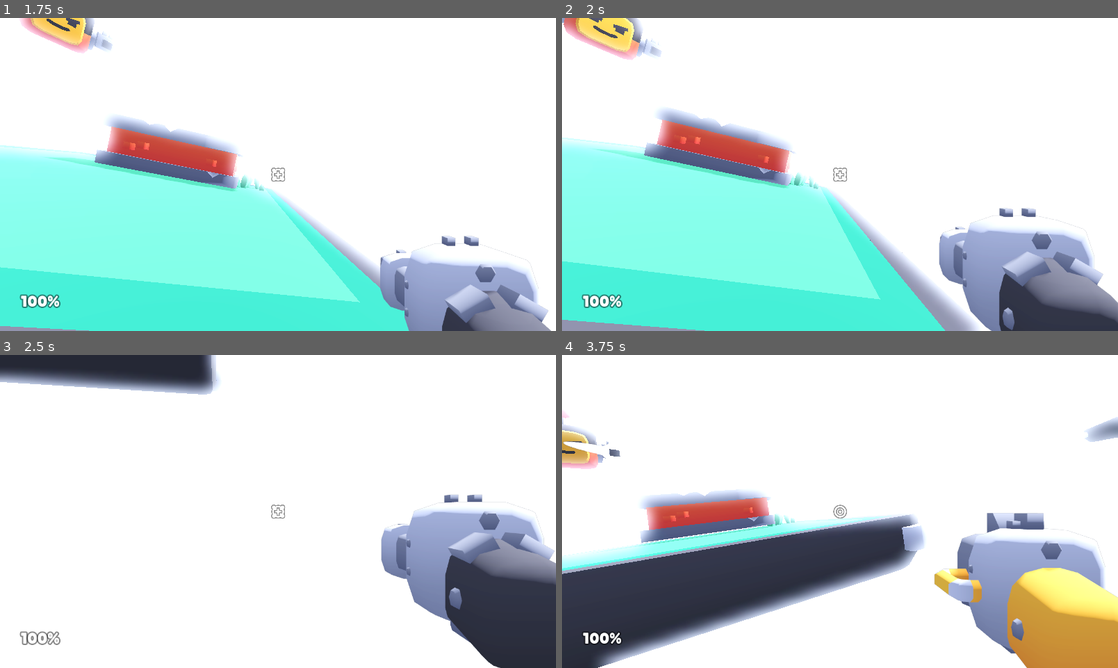
Above: before the commit, frames 1-4 (two rows, left to right).
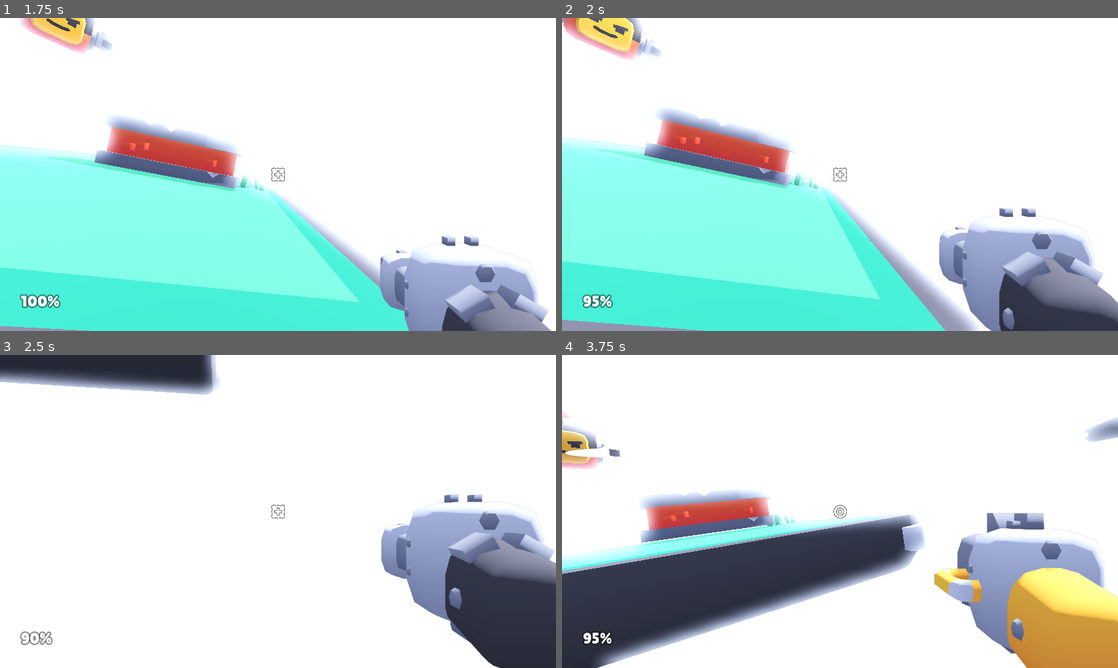
Above: after the commit, the same moments.

Repository: KenneyNL/Starter-Kit-FPS
Game: Godot game, scene res://scenes/main.tscn
Two runs of this game, one before a commit and one after it. Both use one fixed random seed, a clock stepped at 60 frames per second and the inputs below.
Inputs (mouse positions are in pixels of both pictures, inside the frame that each line leads up to):
- Up to frame 1 (1.75 s): move the mouse to (305, 174) at 0.52 s; hold W (move_forward) from 0.53 s (still down); click (305, 174) at 0.6 s; tap Space (jump) at 0.77, 1.52 s; move the mouse to (250, 174) at 1.27 s; tap E (weapon_toggle) at 1.35 s
- Up to frame 2 (2 s): keep holding W (move_forward)
- Up to frame 3 (2.5 s): keep holding W (move_forward); move the mouse to (289, 505) at 2.02 s; click (289, 505) at 2.1 s
- Up to frame 4 (3.75 s): keep holding W (move_forward); move the mouse to (834, 517) at 2.77 s; tap E (weapon_toggle) at 2.85 s; tap Space (jump) at 3.02 s; move the mouse to (878, 514) at 3.52 s; click (878, 514) at 3.6 s

Frame 1 is identical in both runs. In frame 2, 0.2% of the frame differs, in the area x 3-11%, y 88-93%; in frame 3, 0.2%; in frame 4, 0.4%, in the area x 0-11%, y 26-93%.

Commit message:
Progress

Diff:
--- a/objects/enemy.gd
+++ b/objects/enemy.gd
@@ -3,58 +3,71 @@
 @export var player:Node3D
 
 @onready var raycast = $RayCast
-@onready var burst_a = $BurstA
-@onready var burst_b = $BurstB
+@onready var muzzle_a = $MuzzleA
+@onready var muzzle_b = $MuzzleB
 
 var health := 100
+var time := 0.0
 var target_position:Vector3
-var time := 0.0
 var destroyed := false
 
+# When ready, save the initial position
+
 func _ready():
+
 	target_position = position
 
 func _process(delta):
-	self.look_at(player.position + Vector3(0, 0.5, 0), Vector3.UP, true)
 
-	target_position.y += (cos(time * 5) * 1) * delta # Sine movement
+	self.look_at(player.position + Vector3(0, 0.5, 0), Vector3.UP, true) # Look at player
+	target_position.y += (cos(time * 5) * 1) * delta # Sine movement (up and down)
 
 	time += delta
 
 	position = target_position
 
+# Take damage from player
+
 func damage(amount):
+
+	Audio.play("sounds/enemy_hurt.ogg")
+
 	health -= amount
-	Audio.play("sounds/enemy_hurt.ogg")
+
 	if health <= 0 and !destroyed:
 		destroy()
 
+# Destroy the enemy when out of health
+
 func destroy():
+
+	Audio.play("sounds/enemy_destroy.ogg")
+
 	destroyed = true
-	Audio.play("sounds/enemy_destroy.ogg")
 	queue_free()
 
+# Shoot when timer hits 0
 
 func _on_timer_timeout():
-	shoot()
 
-func shoot():
 	raycast.force_raycast_update()
 
 	if raycast.is_colliding():
 
 		var collider = raycast.get_collider()
 
-		if collider.has_method("get_hurt"):
+		if collider.has_method("damage"): # Raycast collides with player
 
-			burst_a.frame = 0
-			burst_a.play("default")
-			burst_a.rotation_degrees.z = randf_range(-45, 45)
+			# Play muzzle flash animation(s)
 
-			burst_b.frame = 0
-			burst_b.play("default")
-			burst_b.rotation_degrees.z = randf_range(-45, 45)
+			muzzle_a.frame = 0
+			muzzle_a.play("default")
+			muzzle_a.rotation_degrees.z = randf_range(-45, 45)
+
+			muzzle_b.frame = 0
+			muzzle_b.play("default")
+			muzzle_b.rotation_degrees.z = randf_range(-45, 45)
 
 			Audio.play("sounds/enemy_attack.ogg")
 
-			collider.get_hurt()
+			collider.damage(5) # Apply damage to player
--- a/objects/enemy.tscn
+++ b/objects/enemy.tscn
@@ -6,8 +6,6 @@
 
 [sub_resource type="SphereShape3D" id="SphereShape3D_iix87"]
 radius = 0.75
-
-[sub_resource type="CompressedTexture2D" id="CompressedTexture2D_kvqwh"]
 
 [node name="enemy-flying" type="Area3D"]
 script = ExtResource("1_jg24b")
@@ -21,12 +19,12 @@
 [node name="RayCast" type="RayCast3D" parent="."]
 target_position = Vector3(0, 0, 5)
 
-[node name="BurstA" type="AnimatedSprite3D" parent="."]
+[node name="MuzzleA" type="AnimatedSprite3D" parent="."]
 transform = Transform3D(0.5, 0, 0, 0, 0.5, 0, 0, 0, 0.5, -0.45, 0.3, 0.4)
 sprite_frames = ExtResource("3_iblw5")
 frame = 2
 
-[node name="BurstB" type="AnimatedSprite3D" parent="."]
+[node name="MuzzleB" type="AnimatedSprite3D" parent="."]
 transform = Transform3D(0.5, 0, 0, 0, 0.5, 0, 0, 0, 0.5, 0.45, 0.3, 0.4)
 sprite_frames = ExtResource("3_iblw5")
 frame = 2
@@ -35,14 +33,4 @@
 wait_time = 0.25
 autostart = true
 
-[node name="Sprite3D" type="Sprite3D" parent="."]
-transform = Transform3D(-4.37114e-08, -0.5, 4.37114e-08, 0, -2.18557e-08, -1, 1, -2.18557e-08, 1.91069e-15, -0.458562, 0.296903, 2.63393)
-visible = false
-texture = SubResource("CompressedTexture2D_kvqwh")
-
-[node name="Sprite3D2" type="Sprite3D" parent="."]
-transform = Transform3D(-4.37114e-08, -0.5, 4.37114e-08, 0, -2.18557e-08, -1, 1, -2.18557e-08, 1.91069e-15, 0.452015, 0.296903, 2.63393)
-visible = false
-texture = SubResource("CompressedTexture2D_kvqwh")
-
 [connection signal="timeout" from="Timer" to="." method="_on_timer_timeout"]
--- a/objects/player.gd
+++ b/objects/player.gd
@@ -19,6 +19,7 @@
 var input: Vector3
 var input_mouse: Vector2
 
+var health:int = 100
 var gravity := 0.0
 
 var previously_floored := false
@@ -30,12 +31,14 @@
 
 var tween:Tween
 
-@onready var container = $Head/Camera/SubViewportContainer/SubViewport/CameraItem/Container
+signal health_updated
+
 @onready var camera = $Head/Camera
 @onready var raycast = $Head/Camera/RayCast
+@onready var muzzle = $Head/Camera/SubViewportContainer/SubViewport/CameraItem/Muzzle
+@onready var container = $Head/Camera/SubViewportContainer/SubViewport/CameraItem/Container
+@onready var sound_footsteps = $SoundFootsteps
 @onready var blaster_cooldown = $Cooldown
-@onready var burst = $Head/Camera/SubViewportContainer/SubViewport/CameraItem/Burst
-@onready var sound_footsteps = $SoundFootsteps
 
 @export var crosshair:TextureRect
 
@@ -139,8 +142,6 @@
 	rotation_target -= rotation_input.limit_length(1.0) * 5 * delta
 	rotation_target.x = clamp(rotation_target.x, deg_to_rad(-90), deg_to_rad(90))
 
-	#input_mouse = Vector2.ZERO
-
 	# Shooting
 
 	action_shoot()
@@ -189,23 +190,25 @@
 
 	if Input.is_action_pressed("shoot"):
 
-		if !blaster_cooldown.is_stopped(): return
+		if !blaster_cooldown.is_stopped(): return # Cooldown for shooting
 
 		Audio.play(weapon.sound_shoot)
-		container.position.z += 0.25
-
-		burst.play("default")
-
-		burst.rotation_degrees.z = randf_range(-45, 45)
-		burst.scale = Vector3.ONE * randf_range(0.40, 0.75)
-		burst.position = container.position - Vector3(0.1, -0.4, 1.5)
-
-		camera.rotation.x += 0.025
+
+		container.position.z += 0.25 # Knockback of weapon visual
+		camera.rotation.x += 0.025 # Knockback of camera
+		movement_velocity += Vector3(0, 0, weapon.knockback) # Knockback
+
+		# Set muzzle flash position, play animation
+
+		muzzle.play("default")
+
+		muzzle.rotation_degrees.z = randf_range(-45, 45)
+		muzzle.scale = Vector3.ONE * randf_range(0.40, 0.75)
+		muzzle.position = container.position - weapon.muzzle_position
+
 		blaster_cooldown.start(weapon.cooldown)
 
-		movement_velocity += Vector3(0, 0, weapon.knockback)
-
-		# What or where the blaster hit
+		# Shoot the weapon, amount based on shot count
 
 		for n in weapon.shot_count:
 
@@ -214,13 +217,16 @@
 
 			raycast.force_raycast_update()
 
-			if !raycast.is_colliding():
-				return
+			if !raycast.is_colliding(): return # Don't create impact when raycast didn't hit
 
 			var collider = raycast.get_collider()
+
+			# Hitting an enemy
 
 			if collider.has_method("damage"):
 				collider.damage(weapon.damage)
+
+			# Creating an impact animation
 
 			var impact = preload("res://objects/impact.tscn")
 			var impact_instance = impact.instantiate()
@@ -283,5 +289,10 @@
 	raycast.target_position = Vector3(0, 0, -1) * weapon.max_distance
 	crosshair.texture = weapon.crosshair
 
-func get_hurt():
-	pass
+func damage(amount):
+
+	health -= amount
+	health_updated.emit(health) # Update health on HUD
+
+	if health < 0:
+		get_tree().reload_current_scene() # Reset when out of health
--- a/objects/player.tscn
+++ b/objects/player.tscn
@@ -50,7 +50,7 @@
 [node name="Container" type="Node3D" parent="Head/Camera/SubViewportContainer/SubViewport/CameraItem"]
 transform = Transform3D(1, 0, 0, 0, 1, 0, 0, 0, 1, 1.2, -1, -2.25)
 
-[node name="Burst" type="AnimatedSprite3D" parent="Head/Camera/SubViewportContainer/SubViewport/CameraItem"]
+[node name="Muzzle" type="AnimatedSprite3D" parent="Head/Camera/SubViewportContainer/SubViewport/CameraItem"]
 transform = Transform3D(1, 0, 0, 0, 1, 0, 0, 0, 1, 1.5, -0.75, -6)
 layers = 2
 sprite_frames = ExtResource("4_m6ukc")
--- a/scenes/main.tscn
+++ b/scenes/main.tscn
@@ -1,7 +1,8 @@
-[gd_scene load_steps=10 format=3 uid="uid://dxvvlck8lej3f"]
+[gd_scene load_steps=11 format=3 uid="uid://dxvvlck8lej3f"]
 
 [ext_resource type="Environment" uid="uid://jvmpkdwaeaq" path="res://scenes/main-environment.tres" id="1_q8fpv"]
 [ext_resource type="PackedScene" uid="uid://dl2ed4gkybggf" path="res://objects/player.tscn" id="2_elriq"]
+[ext_resource type="Script" path="res://scripts/hud.gd" id="3_s8mkj"]
 [ext_resource type="FontFile" uid="uid://biqtga8moh7ah" path="res://fonts/lilita_one_regular.ttf" id="3_w27de"]
 [ext_resource type="PackedScene" uid="uid://dpm3l05d7fu35" path="res://objects/platform.tscn" id="5_3s40e"]
 [ext_resource type="PackedScene" uid="uid://r7rt7pth4u7o" path="res://objects/wall_low.tscn" id="5_6vel1"]
@@ -21,16 +22,17 @@
 environment = ExtResource("1_q8fpv")
 
 [node name="Player" parent="." node_paths=PackedStringArray("crosshair") instance=ExtResource("2_elriq")]
-crosshair = NodePath("../Canvas/Crosshair")
+crosshair = NodePath("../HUD/Crosshair")
 
 [node name="Sun" type="DirectionalLight3D" parent="."]
 transform = Transform3D(-0.422618, -0.694272, 0.582563, 0, 0.642788, 0.766044, -0.906308, 0.323744, -0.271654, 0, 0, 0)
 shadow_enabled = true
 shadow_opacity = 0.75
 
-[node name="Canvas" type="CanvasLayer" parent="."]
+[node name="HUD" type="CanvasLayer" parent="."]
+script = ExtResource("3_s8mkj")
 
-[node name="Crosshair" type="TextureRect" parent="Canvas"]
+[node name="Crosshair" type="TextureRect" parent="HUD"]
 anchors_preset = 8
 anchor_left = 0.5
 anchor_top = 0.5
@@ -45,19 +47,11 @@
 scale = Vector2(0.35, 0.35)
 pivot_offset = Vector2(64, 64)
 
-[node name="MarginContainer" type="MarginContainer" parent="Canvas"]
-anchors_preset = 15
-anchor_right = 1.0
-anchor_bottom = 1.0
-grow_horizontal = 2
-grow_vertical = 2
-theme_override_constants/margin_left = 48
-theme_override_constants/margin_top = 48
-theme_override_constants/margin_right = 48
-theme_override_constants/margin_bottom = 48
-
-[node name="Health" type="Label" parent="Canvas/MarginContainer"]
-layout_mode = 2
+[node name="Health" type="Label" parent="HUD"]
+offset_left = 48.0
+offset_top = 627.0
+offset_right = 138.0
+offset_bottom = 672.0
 size_flags_horizontal = 0
 size_flags_vertical = 8
 text = "100%"
@@ -122,3 +116,7 @@
 
 [node name="platform-large-grass4" parent="Level" instance=ExtResource("7_wggef")]
 transform = Transform3D(0.965926, 0, 0.258819, 0, 1, 0, -0.258819, 0, 0.965926, 5, 0.5, 5.5)
+
+[node name="Decoration" type="Node" parent="."]
+
+[connection signal="health_updated" from="Player" to="HUD" method="_on_health_updated"]
--- /dev/null
+++ b/scripts/hud.gd
@@ -0,0 +1,5 @@
+extends CanvasLayer
+
+func _on_health_updated(health):
+
+	$Health.text = str(health) + "%"
--- a/scripts/weapon.gd
+++ b/scripts/weapon.gd
@@ -5,7 +5,7 @@
 @export var model:PackedScene # Model of the weapon
 @export var position:Vector3 # On-screen position
 @export var rotation:Vector3 # On-screen rotation
-@export var burst_position:Vector3 # On-screen position of burst
+@export var muzzle_position:Vector3 # On-screen position of muzzle flash
 
 @export_subgroup("Properties")
 @export_range(0.1, 1) var cooldown: float = 0.1 # Firerate
--- a/weapons/blaster-repeater.tres
+++ b/weapons/blaster-repeater.tres
@@ -9,7 +9,7 @@
 model = ExtResource("2_h64nv")
 position = Vector3(0, 0, 0)
 rotation = Vector3(0, 180, 0)
-burst_position = Vector3(0, 0, 0)
+muzzle_position = Vector3(0.1, -0.4, 1.5)
 cooldown = 0.1
 max_distance = 10
 damage = 10.0
--- a/weapons/blaster.tres
+++ b/weapons/blaster.tres
@@ -9,7 +9,7 @@
 model = ExtResource("1_x0glg")
 position = Vector3(0, 0, 0)
 rotation = Vector3(0, 180, 0)
-burst_position = Vector3(0, 0, 0)
+muzzle_position = Vector3(0.1, -0.4, 1.5)
 cooldown = 0.25
 max_distance = 10
 damage = 25.0
Not shown: 1 places in objects/enemy.tscn that only renumber resources
Not shown, added: screenshots/.gdignore
Binary file added: screenshots/screenshot.png
Not shown, changed: README.md
